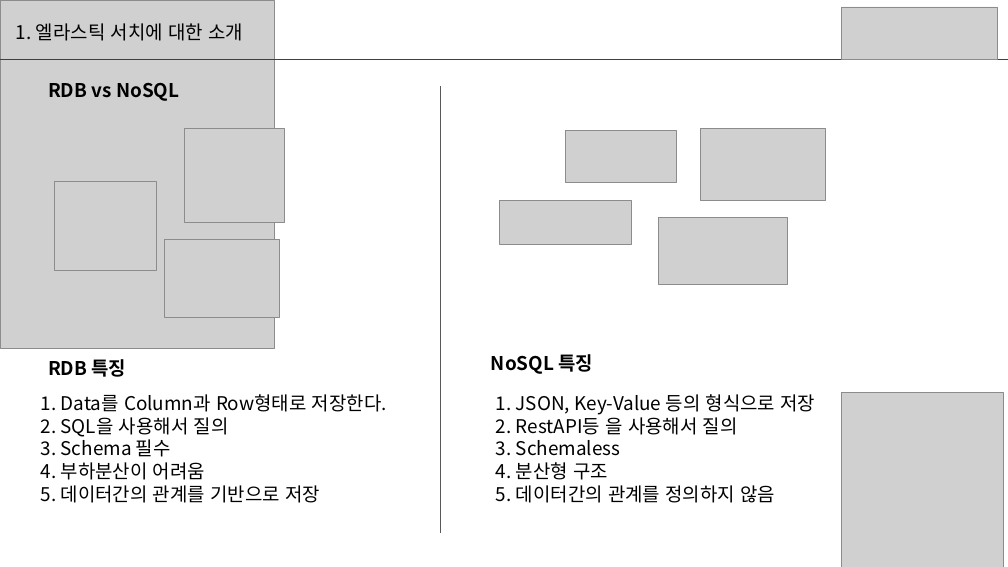
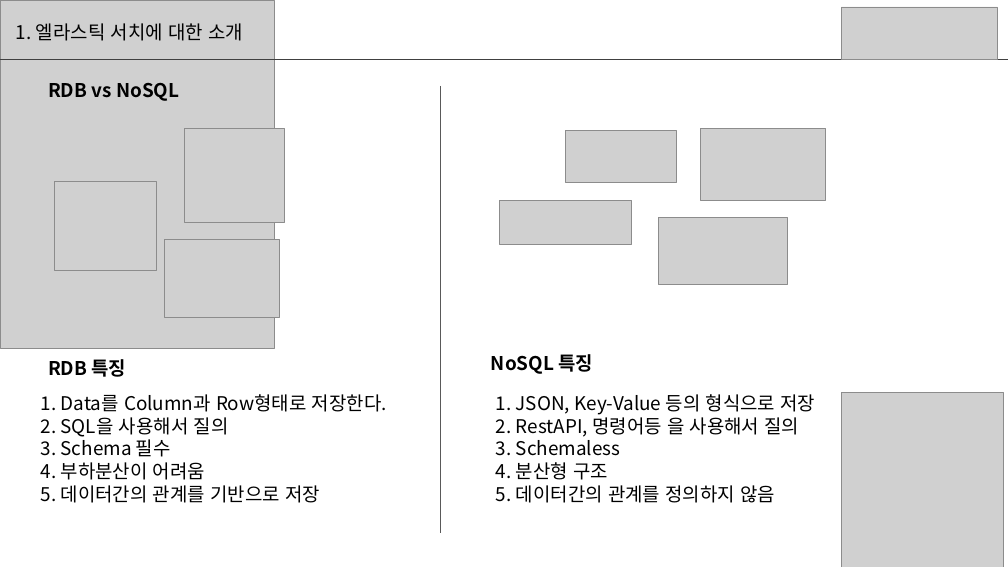
Before and after one commit to sup2is/dev-note, a slide deck: slide 4 of study/elasticsearch/Elasticsearch스터디1주차자료.pptx. Drawn at 1008x567 pixels with LibreOffice and Linux fonts; fonts in the diff are those of the drawing; grey boxes stand for pictures. Boxes give left, top, right and bottom in pixels: in the first picture for what was removed or moved away, otherwise in the second. Text is boxed around its words. In the diff, an @@ line names an element or a change of style, - is before the commit and + after.

```diff
--- a/study/elasticsearch/Elasticsearch스터디1주차자료.pptx
+++ b/study/elasticsearch/Elasticsearch스터디1주차자료.pptx
@@ text at <box>496,413,800,437</box>: text changed @@
-2. RestAPI등 을 사용해서 질의
+2. RestAPI, 명령어등 을 사용해서 질의
```
Also in this commit, not shown: 2 other slides changed, 20 slides added, 1 other file.
